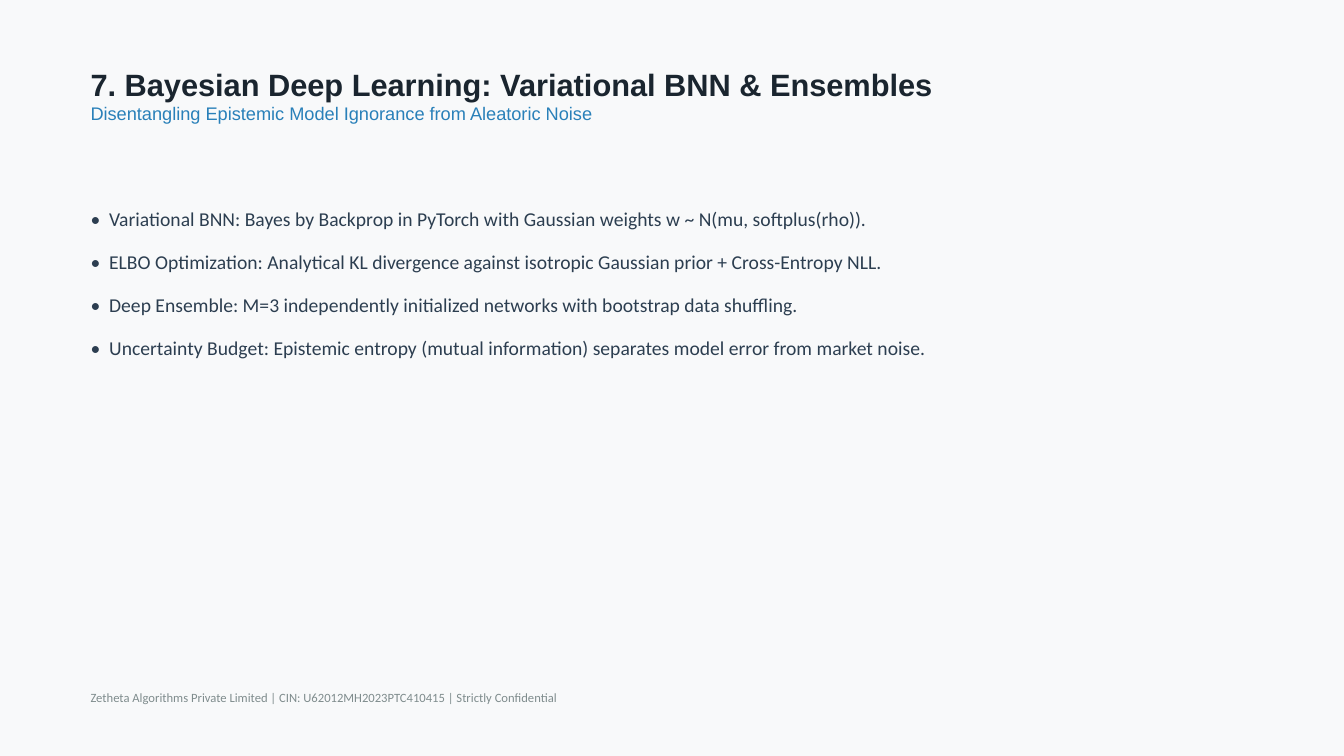
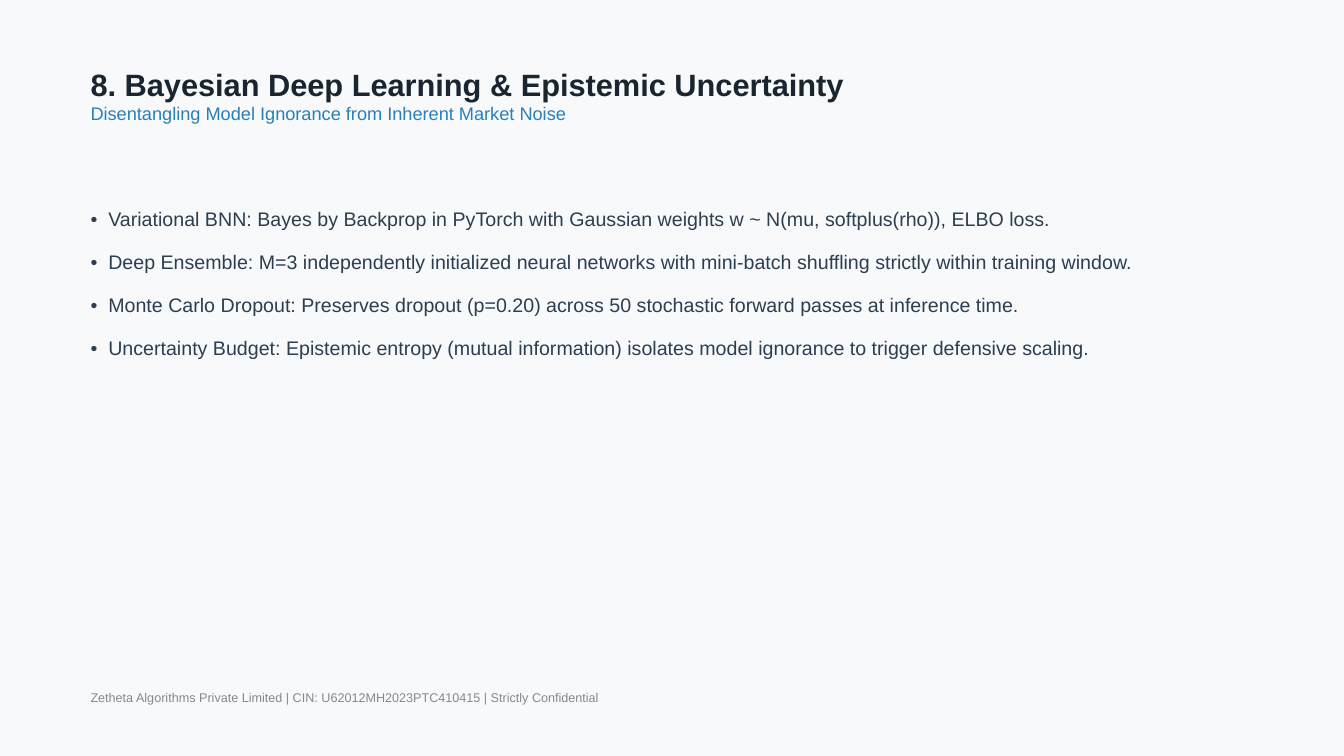
Before and after one commit to D12rocks/493561A-bayesian-regime-detection-engine, a slide deck: slide 8 of reports/final/FINAL_PRESENTATION.pptx. Drawn at 1344x756 pixels with LibreOffice and Linux fonts; fonts in the diff are those of the drawing. Boxes give left, top, right and bottom in pixels: in the first picture for what was removed or moved away, otherwise in the second. Text is boxed around its words. In the diff, an @@ line names an element or a change of style, - is before the commit and + after.

Commit message:
fix(hardening): finalize 18-slide presentation, Stan/rstanarm R models, target distinction, and submission status

```diff
--- a/reports/final/FINAL_PRESENTATION.pptx
+++ b/reports/final/FINAL_PRESENTATION.pptx
@@ text at bbox=[91, 73, 843, 124]: text changed @@
-7. Bayesian Deep Learning: Variational BNN & Ensembles
-Disentangling Epistemic Model Ignorance from Aleatoric Noise
+8. Bayesian Deep Learning & Epistemic Uncertainty
+Disentangling Model Ignorance from Inherent Market Noise
@@ text at bbox=[108, 211, 1132, 359]: text changed; font Calibri to Arial @@
-• Variational BNN: Bayes by Backprop in PyTorch with Gaussian weights w ~ N(mu, softplus(rho)).
-• ELBO Optimization: Analytical KL divergence against isotropic Gaussian prior + Cross-Entropy NLL.
-• Deep Ensemble: M=3 independently initialized networks with bootstrap data shuffling.
-• Uncertainty Budget: Epistemic entropy (mutual information) separates model error from market noise.
+• Variational BNN: Bayes by Backprop in PyTorch with Gaussian weights w ~ N(mu, softplus(rho)), ELBO loss.
+• Deep Ensemble: M=3 independently initialized neural networks with mini-batch shuffling strictly within training window.
+• Monte Carlo Dropout: Preserves dropout (p=0.20) across 50 stochastic forward passes at inference time.
+• Uncertainty Budget: Epistemic entropy (mutual information) isolates model ignorance to trigger defensive scaling.
@@ text "Zetheta Algorithms Private Limited | ..." at bbox=[91, 693, 599, 705]: font Calibri to Arial @@
```
Also in this commit, not shown: 8 other slides changed, 9 slides added, 10 slides removed, 16 other files.
